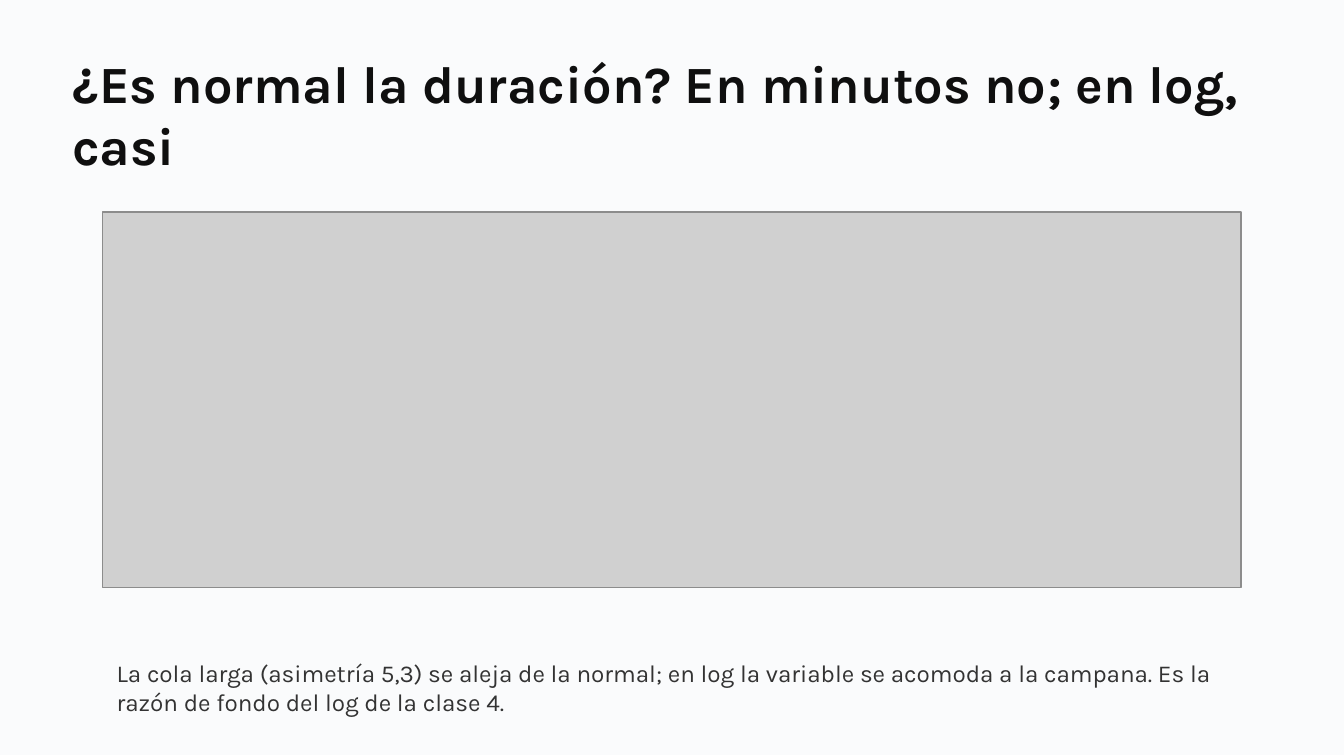
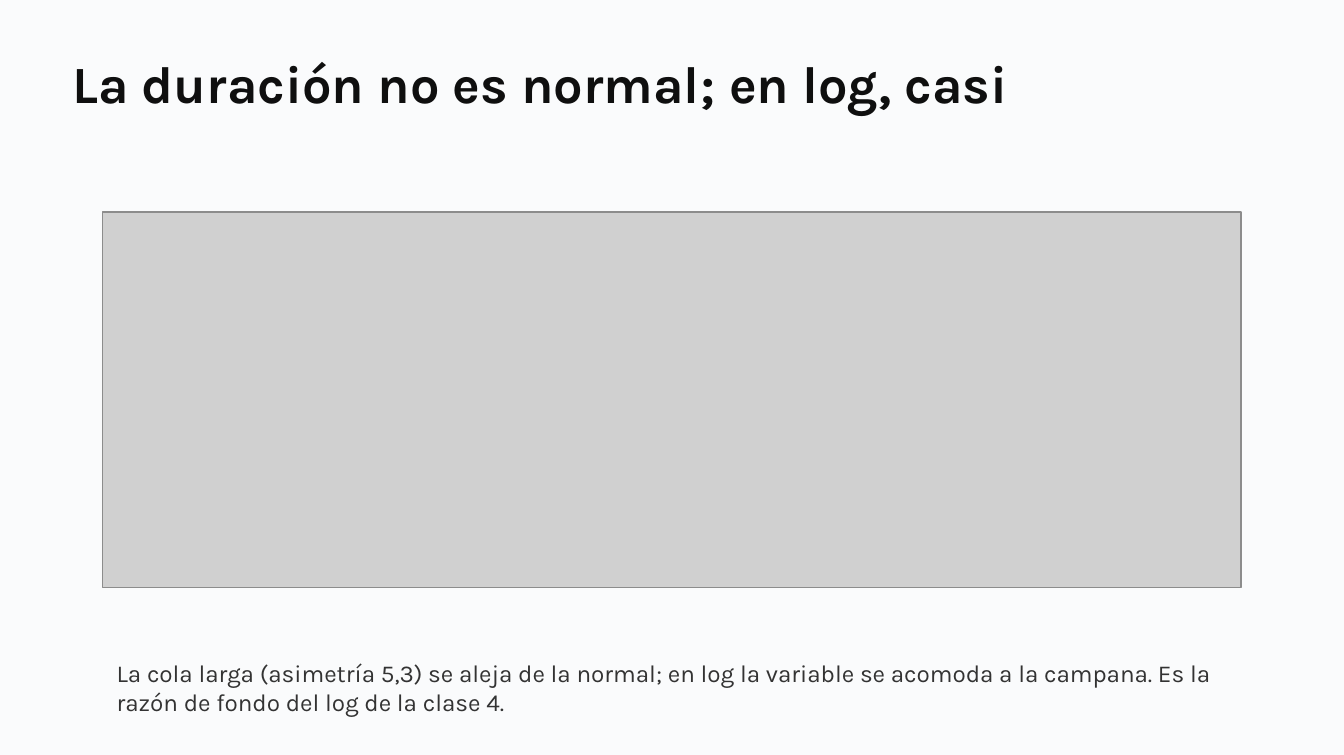
Before and after one commit to daniopitz/diplomado-cdd, a slide deck: slide 10 of presentaciones/clase05_probabilidad_inferencia.pptx (slide 9 before the commit). Drawn at 1344x755 pixels with LibreOffice and Linux fonts; fonts in the diff are those of the drawing; grey boxes stand for pictures. Boxes give left, top, right and bottom in pixels: in the first picture for what was removed or moved away, otherwise in the second. Text is boxed around its words. In the diff, an @@ line names an element or a change of style, - is before the commit and + after.

```diff
--- a/presentaciones/clase05_probabilidad_inferencia.pptx
+++ b/presentaciones/clase05_probabilidad_inferencia.pptx
@@ text at box(72, 62, 1008, 115): text changed @@
-¿Es normal la duración? En minutos no; en log, casi
+La duración no es normal; en log, casi
```
Also in this commit, not shown: 1 other slide changed, 3 other files.
